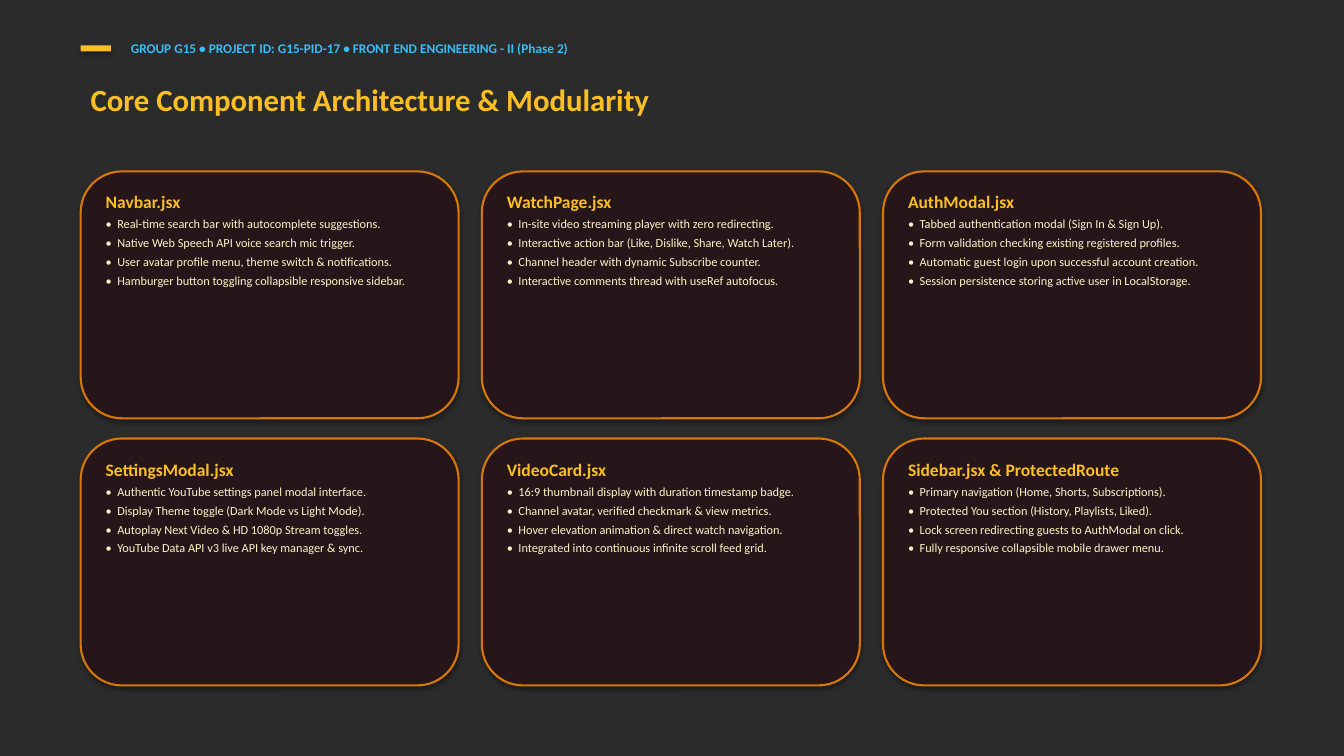
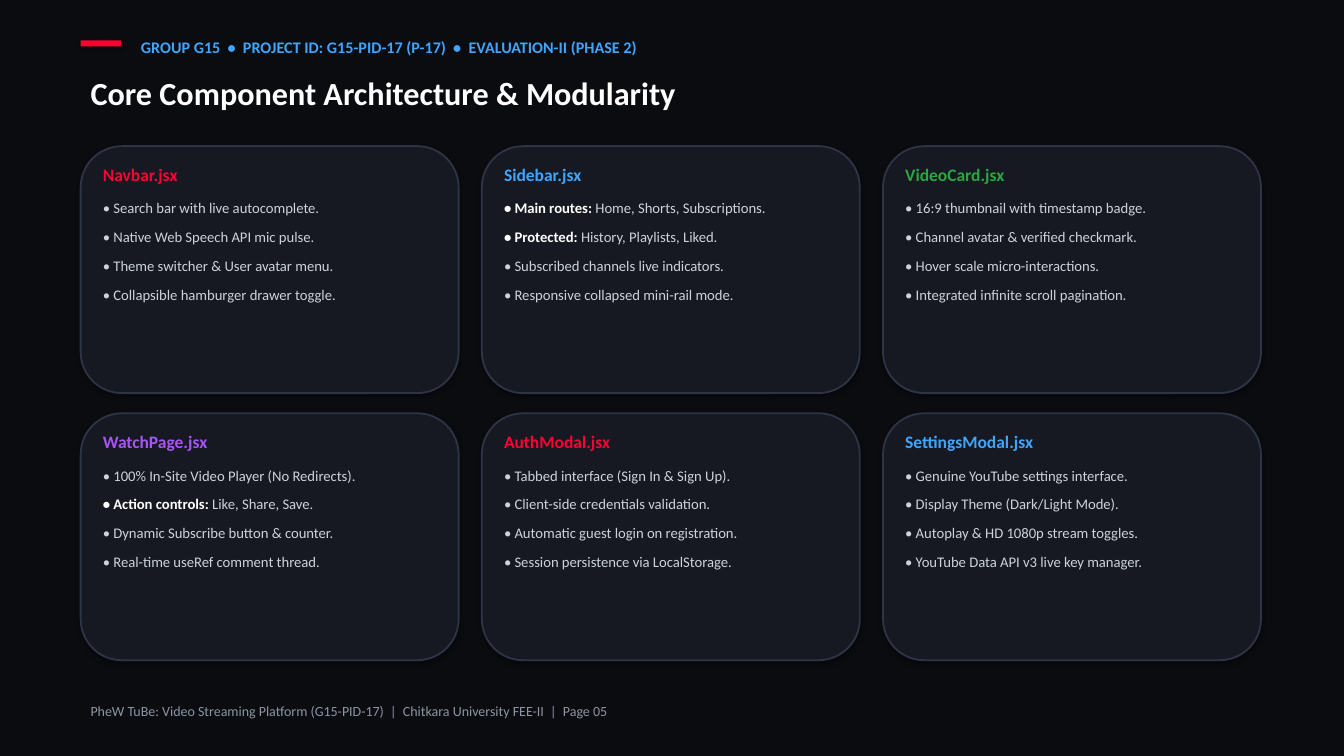
Before and after one commit to kishan-777/Front-End-Engineering_Evaluation-based-project, a slide deck: slide 5 of G15-PID-17.pptx (slide 4 before the commit). Drawn at 1344x756 pixels with LibreOffice and Linux fonts; fonts in the diff are those of the drawing; background and template pictures are left out; a plain dark background stands for a picture behind light text. Boxes give left, top, right and bottom in pixels: in the first picture for what was removed or moved away, otherwise in the second. Text is boxed around its words. In the diff, an @@ line names an element or a change of style, - is before the commit and + after.

Commit message:
Restore original Obsidian Pro dark PPT theme and compile master PDF with Chitkara Cover, TOC, and full PPT slides

```diff
--- a/G15-PID-17.pptx
+++ b/G15-PID-17.pptx
@@ background picture (left out) to #FFFFFF @@
@@ rectangle added at <box>0,0,1344,756</box>, fill #0B0C10 @@
@@ rectangle: place and size @@
-rectangle at <box>81,45,111,51</box>
+rectangle at <box>81,40,121,46</box>
@@ rectangle at <box>81,40,121,46</box>: fill #FBBF24 to #FF0033 @@
@@ text at <box>141,41,636,56</box>: text changed; size 9.5 to 11.5 pt; text colour #38BDF8 to #3EA6FF @@
-GROUP G15 • PROJECT ID: G15-PID-17 • FRONT END ENGINEERING - II (Phase 2)
+GROUP G15 • PROJECT ID: G15-PID-17 (P-17) • EVALUATION-II (PHASE 2)
@@ text "Core Component Architecture & Modularity": place and size @@
-text "Core Component Architecture & Modularity" at <box>91,89,649,116</box>
+text "Core Component Architecture & Modularity" at <box>91,82,675,110</box>
@@ text "Core Component Architecture & Modularity" at <box>91,82,675,110</box>: size 22 to 23 pt, text colour #FBBF24 to #FFFFFF @@
@@ 6 rounded rectangles: place and size @@
-6 rounded rectangles at <box>81,171,1261,686</box>
+6 rounded rectangles at <box>81,146,1261,660</box>
@@ fill #261619 to #161922; outline #D97706 1.5 pt to #2E3445 1.3 pt in 6 elements at <box>482,146,860,393</box>, <box>883,146,1261,393</box>, <box>81,413,459,660</box>, <box>482,413,860,660</box>, <box>883,413,1261,660</box>, <box>81,146,459,393</box> @@
@@ text at <box>103,168,178,184</box>: text colour #FBBF24 to #FF0033 in "Navbar.jsx"; more space between paragraphs @@
@@ text "Navbar.jsx": place and size @@
-text "Navbar.jsx" at <box>106,195,405,287</box>
+text "Navbar.jsx" at <box>103,168,336,303</box>
@@ text added at <box>504,168,766,303</box>, 10.5 pt, text #CDD2DC @@
+Sidebar.jsx
+• Main routes: Home, Shorts, Subscriptions.
+• Protected: History, Playlists, Liked.
+• Subscribed channels live indicators.
+• Responsive collapsed mini-rail mode.
@@ text at <box>905,169,1004,184</box>: text colour #FBBF24 to #2BA640 in "VideoCard.jsx"; more space between paragraphs @@
@@ text "VideoCard.jsx": place and size @@
-text "VideoCard.jsx" at <box>507,463,794,554</box>
+text "VideoCard.jsx" at <box>905,169,1146,303</box>
@@ text at <box>113,203,336,303</box>: text changed; size 8.8 to 10.5 pt; text colour #FEF3C7 to #CDD2DC @@
-• Real-time search bar with autocomplete suggestions.
-• Native Web Speech API voice search mic trigger.
-• User avatar profile menu, theme switch & notifications.
-• Hamburger button toggling collapsible responsive sidebar.
+• Search bar with live autocomplete.
+• Native Web Speech API mic pulse.
+• Theme switcher & User avatar menu.
+• Collapsible hamburger drawer toggle.
@@ text removed at <box>507,195,794,285</box> @@
-WatchPage.jsx
-• In-site video streaming player with zero redirecting.
-• Interactive action bar (Like, Dislike, Share, Watch Later).
-• Channel header with dynamic Subscribe counter.
-• Interactive comments thread with useRef autofocus.
@@ text removed at <box>908,195,1198,287</box> @@
-AuthModal.jsx
-• Tabbed authentication modal (Sign In & Sign Up).
-• Form validation checking existing registered profiles.
-• Automatic guest login upon successful account creation.
-• Session persistence storing active user in LocalStorage.
@@ text at <box>916,203,1146,303</box>: text changed; size 8.8 to 10.5 pt; text colour #FEF3C7 to #CDD2DC @@
-• 16:9 thumbnail display with duration timestamp badge.
-• Channel avatar, verified checkmark & view metrics.
-• Hover elevation animation & direct watch navigation.
-• Integrated into continuous infinite scroll feed grid.
+• 16:9 thumbnail with timestamp badge.
+• Channel avatar & verified checkmark.
+• Hover scale micro-interactions.
+• Integrated infinite scroll pagination.
@@ text added at <box>103,435,356,567</box>, 10.5 pt, text #CDD2DC @@
+WatchPage.jsx
+• 100% In-Site Video Player (No Redirects).
+• Action controls: Like, Share, Save.
+• Dynamic Subscribe button & counter.
+• Real-time useRef comment thread.
@@ text added at <box>504,435,738,570</box>, 10.5 pt, text #CDD2DC @@
+AuthModal.jsx
+• Tabbed interface (Sign In & Sign Up).
+• Client-side credentials validation.
+• Automatic guest login on registration.
+• Session persistence via LocalStorage.
@@ text at <box>905,435,1033,451</box>: text colour #FBBF24 to #3EA6FF in "SettingsModal.jsx"; more space between paragraphs @@
@@ text "SettingsModal.jsx": place and size @@
-text "SettingsModal.jsx" at <box>106,463,366,554</box>
+text "SettingsModal.jsx" at <box>905,435,1142,570</box>
@@ text removed at <box>908,463,1184,554</box> @@
-Sidebar.jsx & ProtectedRoute
-• Primary navigation (Home, Shorts, Subscriptions).
-• Protected You section (History, Playlists, Liked).
-• Lock screen redirecting guests to AuthModal on click.
-• Fully responsive collapsible mobile drawer menu.
@@ text at <box>916,471,1142,570</box>: text changed; size 8.8 to 10.5 pt; text colour #FEF3C7 to #CDD2DC @@
-• Authentic YouTube settings panel modal interface.
-• Display Theme toggle (Dark Mode vs Light Mode).
-• Autoplay Next Video & HD 1080p Stream toggles.
-• YouTube Data API v3 live API key manager & sync.
+• Genuine YouTube settings interface.
+• Display Theme (Dark/Light Mode).
+• Autoplay & HD 1080p stream toggles.
+• YouTube Data API v3 live key manager.
@@ text added at <box>91,706,607,719</box>, 10 pt, text #8C94A5 @@
+PheW TuBe: Video Streaming Platform (G15-PID-17) | Chitkara University FEE-II | Page 05
```
Also in this commit, not shown: 2 other slides changed, 10 slides added, 6 slides removed, 1 other file.
